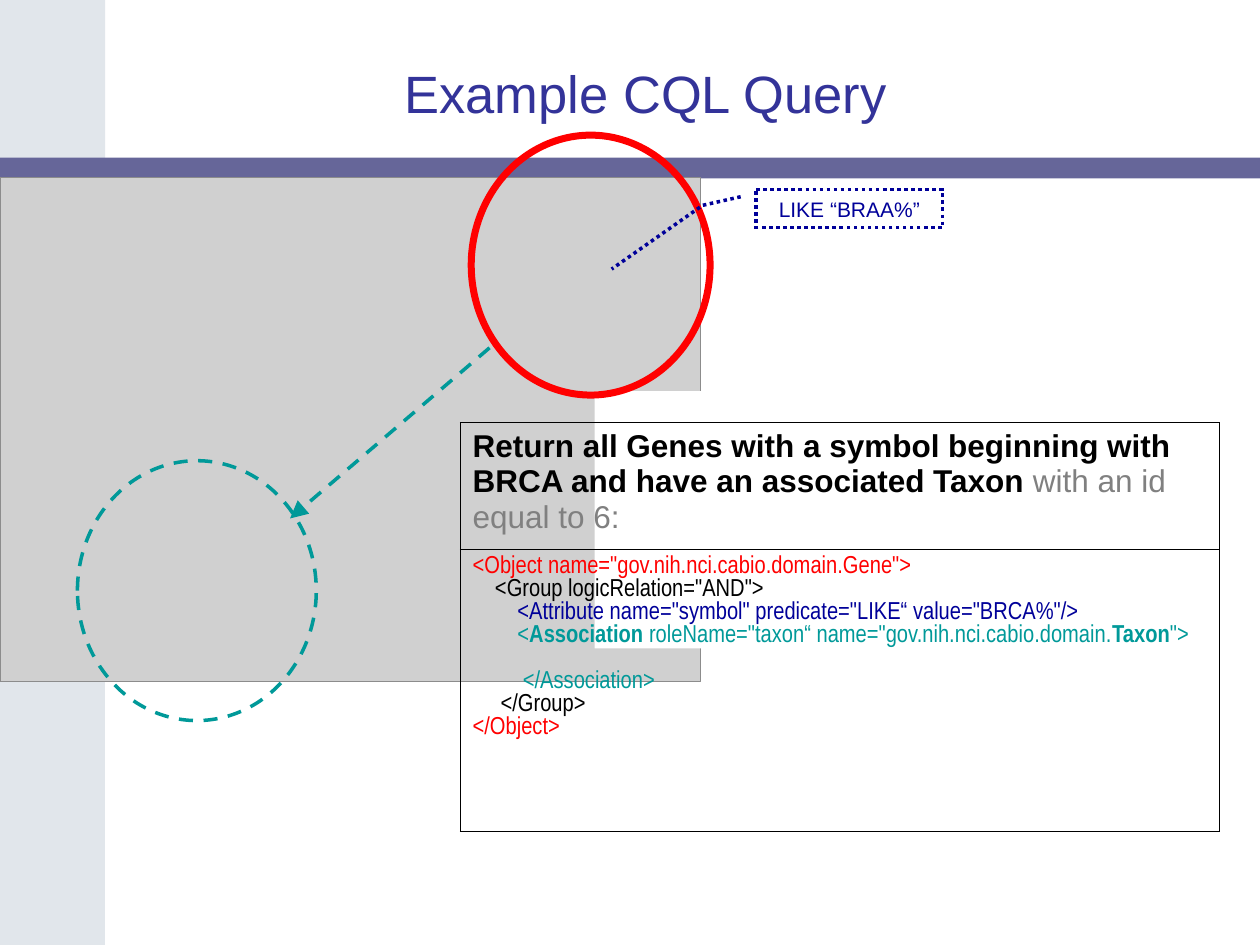
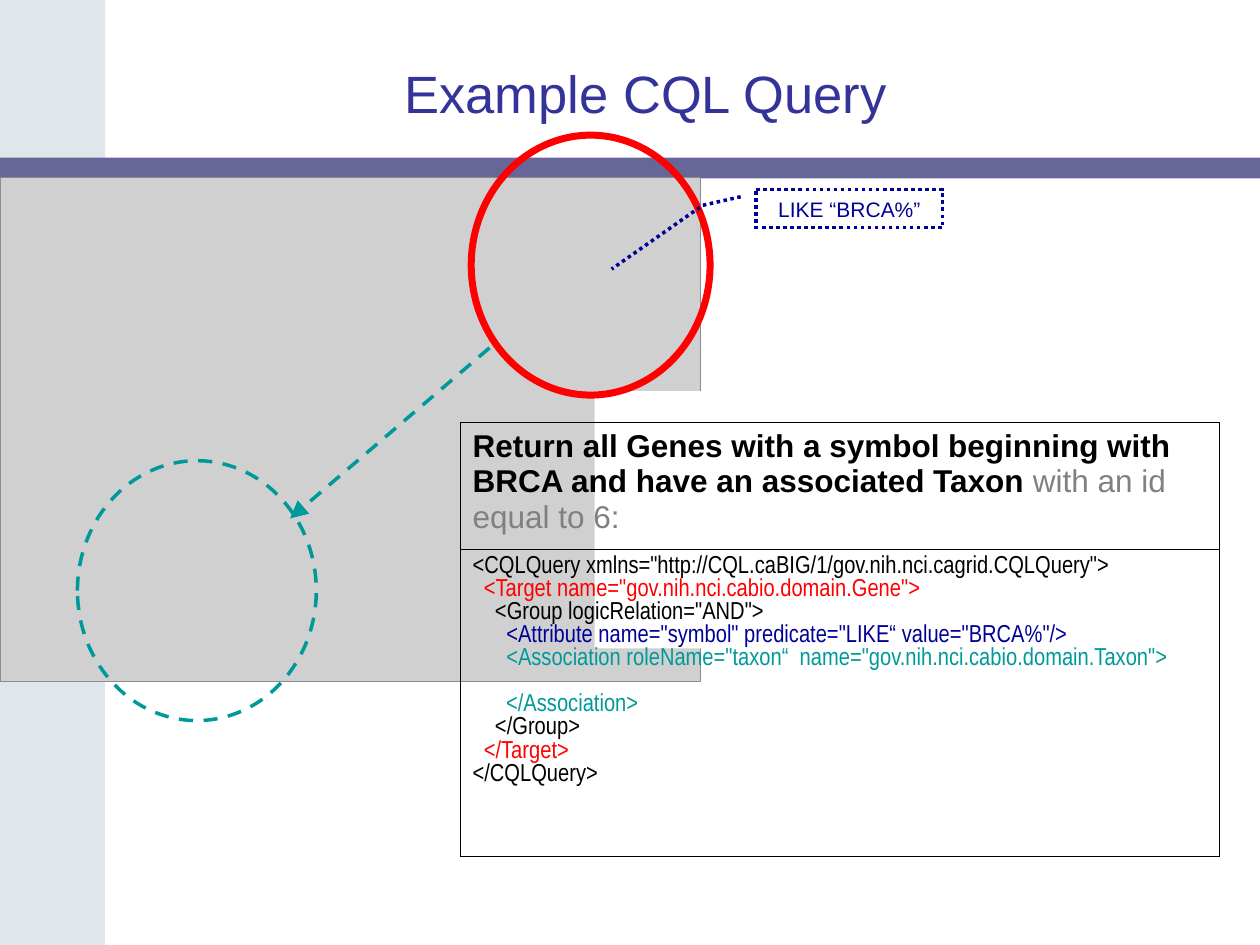
Before and after one commit to NCIP/cagrid-docs, a slide deck: slide 27 of docs/DataService/Slides/caGrid-1.0-Data-Services-20060605.ppt. Drawn at 1260x945 pixels with LibreOffice and Linux fonts; fonts in the diff are those of the drawing; grey boxes stand for pictures; background and template pictures are left out. Boxes give left, top, right and bottom in pixels: in the first picture for what was removed or moved away, otherwise in the second. Text is boxed around its words. In the diff, an @@ line names an element or a change of style, - is before the commit and + after.

```diff
--- a/docs/DataService/Slides/caGrid-1.0-Data-Services-20060605.ppt
+++ b/docs/DataService/Slides/caGrid-1.0-Data-Services-20060605.ppt
@@ text in border callout at [778, 202, 920, 218]: text changed @@
-LIKE “BRAA%”
+LIKE “BRCA%”
@@ table at [460, 422, 1218, 854] @@
@@ row 2, column 1: "<Object name="gov.nih.nci.cabio.domain.Gene"> / <Group logicRelation="AND"> / <Attribute name="symbol" predicate="LIKE“ value="BRCA%"/> / <Association roleName="taxon“ name="gov.nih.nci.cabio.domain.Taxon"> / </Association> / </Group> / </Object>" to "<CQLQuery xmlns="http://CQL.caBIG/1/gov.nih.nci.cagrid.CQLQuery"> / <Target name="gov.nih.nci.cabio.domain.Gene"> / <Group logicRelation="AND"> / <Attribute name="symbol" predicate="LIKE“ value="BRCA%"/> / <Association roleName="taxon“ name="gov.nih.nci.cabio.domain.Taxon"> / </Association> / </Group> / </Target> / </CQLQuery>" @@
```
Also in this commit, not shown: 3 other slides changed.
